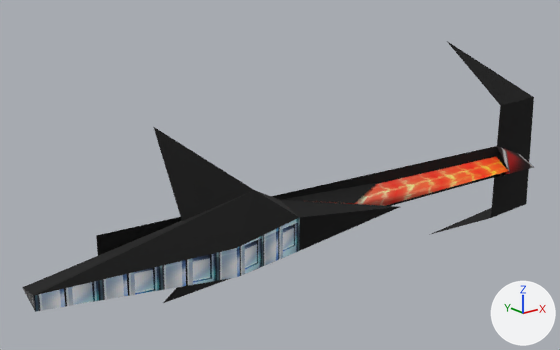
The glTF model native/assets/weapons/pd/21-laser-tp.glb as it was, and as the next commit left it.
Camera for both pictures: a camera (50 mm lens) standing at (-94.0, -259.0, 96.0) and looking at (84.0, -37.0, 7.0). The lights are fixed; the arrows at lower right show +X, +Y and +Z. The older version comes first. Vertices at exactly the same position are counted once.

In view in the first picture: 'gun'.
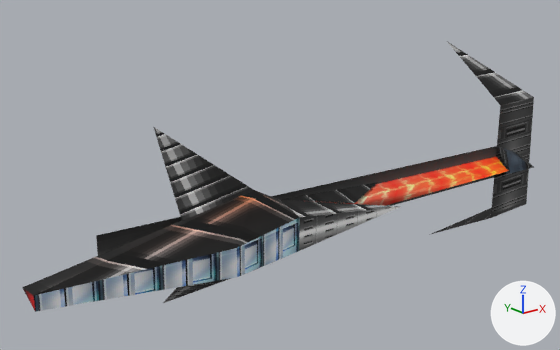
Location of each change, [x1, y1, x2, y2] in pixels of the pictures (560 x 350 px):
part 1 of me_chrlaser_bin, surface changed: [22, 41, 534, 303] in both
part 2 of me_chrlaser_bin, recoloured: [96, 97, 534, 255] in both
part 3 of me_chrlaser_bin, recoloured (black to grey): [299, 207, 399, 251] in both
part 4 of me_chrlaser_bin, recoloured: [23, 288, 35, 310] in both
part 5 of me_chrlaser_bin, recoloured (red to blue): [495, 146, 534, 177] in both

Patch to the scene script:
```diff
--- a/native/assets/weapons/pd/21-laser-tp.glb.py
+++ b/native/assets/weapons/pd/21-laser-tp.glb.py
@@ img_image_5 @@
+img_image_5 = load_image('Image_5', '_unpacked/Image_5', 32, 32, 'sRGB')
@@ img_image_6 @@
+img_image_6 = load_image('Image_6', '_unpacked/Image_6', 32, 32, 'sRGB')
@@ mat_tex03f2_32x32 @@
+mat_tex03f2_32x32 = bpy.data.materials.new('tex03f2_32x32')
+# uses the picture img_image_5
@@ mat_tex05f0_32x32_cullboth @@
+mat_tex05f0_32x32_cullboth = bpy.data.materials.new('tex05f0_32x32_CullBoth')
+# uses the picture img_image_6
@@ me_chrlaser_bin @@
 me_chrlaser_bin.from_pydata(...)  # 44 vertices, 50 faces; spans x -26.0..214.0, y -80.0..-18.0, z -51.0..48.0
 # used by ob_gun; location = (0.0, 0.0, 0.0)
+# me_chrlaser_bin part 1: 37 kept faces spanning x -26.0..214.0, y -80.0..-18.0, z -51.0..48.0 get new texture (UV) coordinates
+# me_chrlaser_bin part 2: 4 faces spanning x 0.0..214.0, y -62.0..-52.0, z -27.0..25.0 switch from mat_part00_untextured to mat_tex04_32x32
+# me_chrlaser_bin part 3: 1 face spanning x 63.0..110.0, y -76.0..-74.0, z -6.0..6.0 switches from mat_part00_untextured to mat_tex03f2_32x32
+# me_chrlaser_bin part 4: 1 face spanning x -26.0..-25.0, y -68.0..-56.0, z -3.0..2.0 switches from mat_tex04_32x32 to mat_tex06_32x32
+# me_chrlaser_bin part 5: 4 faces spanning x 176.0..205.0, y -77.0..-60.0, z -7.0..7.0 switch from mat_tex06_32x32 to mat_tex05f0_32x32_cullboth
 me_chrlaser_bin.materials.append(mat_tex00_16x64)
 me_chrlaser_bin.materials.append(mat_tex02_32x32)
+me_chrlaser_bin.materials.append(mat_tex03f2_32x32)
```
